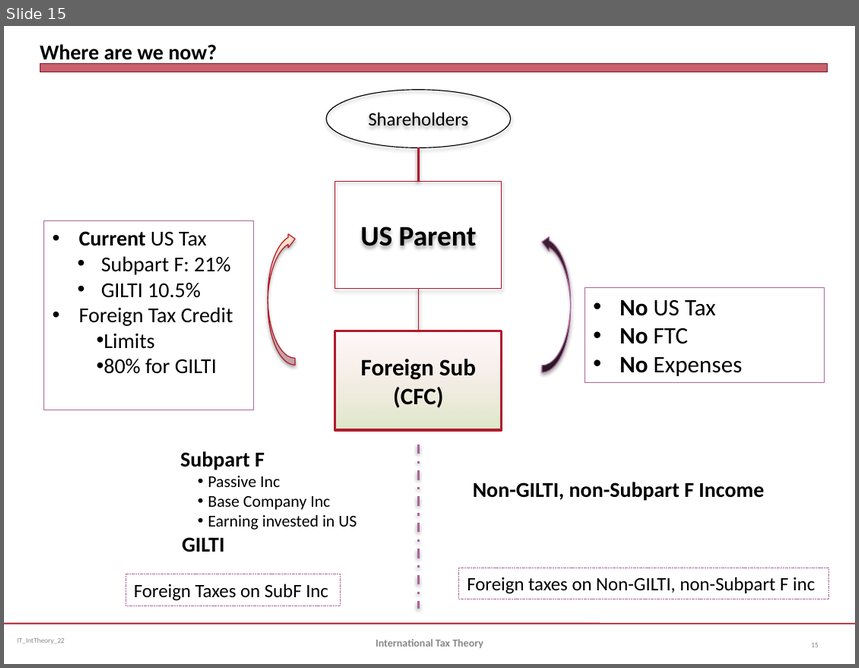
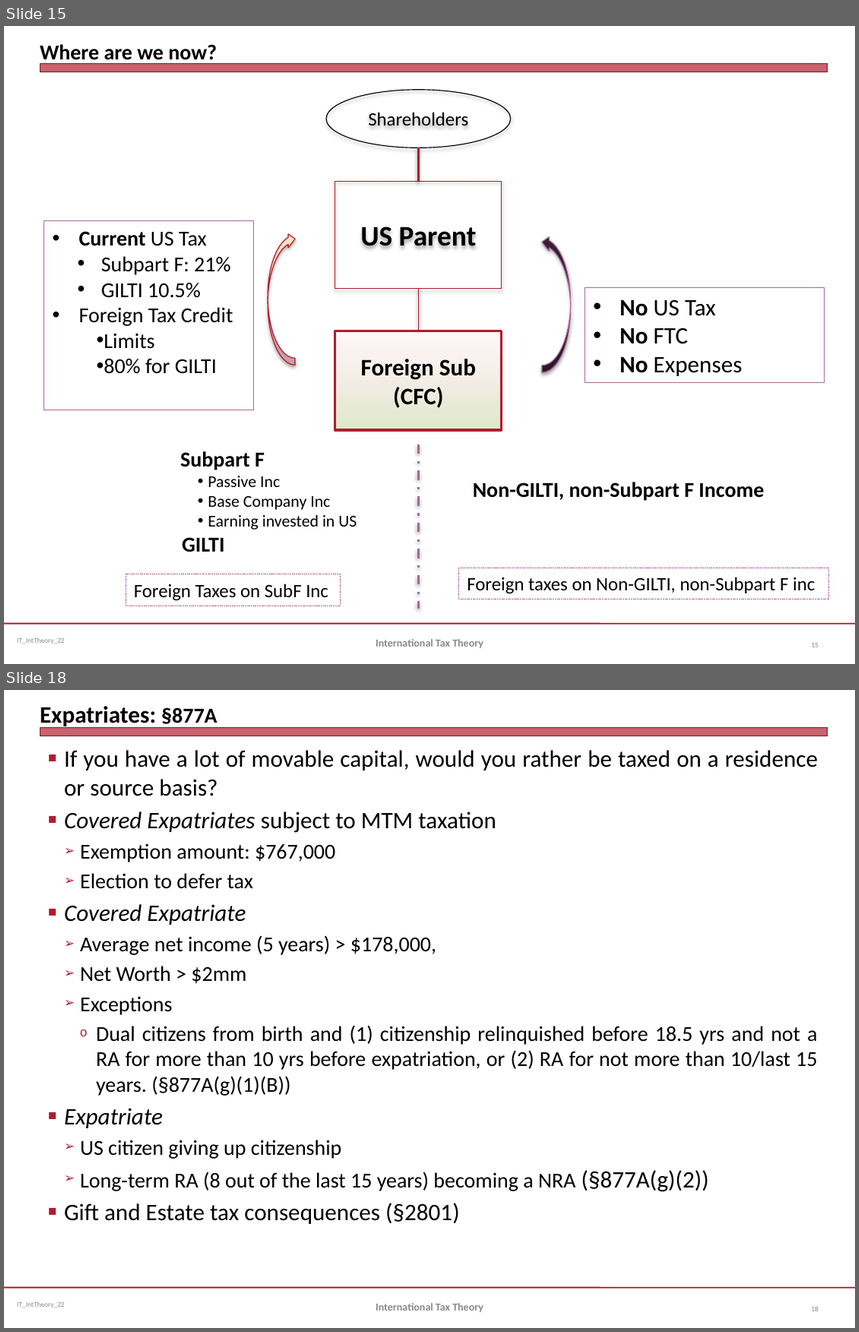
Before and after one commit to jmc877/International-Tax, a slide deck: irspractice/IT_Int_Theory_22.pptx. Shown one above the other, each under a label of ours: slide 15 before the commit, slides 15 and 18 after it; the slides between them are not shown. The pictures are 859x668 and 859x1332 pixels, drawn with LibreOffice and Linux fonts; fonts in the diff are those of the drawing. Boxes give left, top, right and bottom in pixels: in the first picture for what was removed or moved away, otherwise in the second. Text is boxed around its words. In the diff, an @@ line names an element or a change of style, - is before the commit and + after.

```diff
--- a/irspractice/IT_Int_Theory_22.pptx
+++ b/irspractice/IT_Int_Theory_22.pptx
@@ slide 18 added at <box>4,690,855,1328</box>, background #FFFFFF; not listed: 3 template elements that a slide beside it also shows @@
@@ title added at <box>40,706,217,729</box>, 20 pt, text #000000, bold @@
+Expatriates: §877A
@@ text added at <box>64,750,818,1224</box>, 18 pt, text #000000 @@
+■ If you have a lot of movable capital, would you rather be taxed on a residence or source basis?
+■ Covered Expatriates subject to MTM taxation
+  ➢ Exemption amount: $767,000
+  ➢ Election to defer tax
+■ Covered Expatriate
+  ➢ Average net income (5 years) > $178,000,
+  ➢ Net Worth > $2mm
+  ➢ Exceptions
+    o Dual citizens from birth and (1) citizenship relinquished before 18.5 yrs and not a RA for more than 10 yrs before expatriation, or (2) RA for not more than 10/last 15 years. (§877A(g)(1)(B))
+■ Expatriate
+  ➢ US citizen giving up citizenship
+  ➢ Long-term RA (8 out of the last 15 years) becoming a NRA (§877A(g)(2))
+■ Gift and Estate tax consequences (§2801)
@@ text added at <box>376,1303,484,1312</box>, 9 pt, text #898989, bold @@
+International Tax Theory
@@ page number added at <box>811,1306,818,1312</box>, 6 pt, text #808080 @@
+18
```
Also in this commit, not shown: 5 other slides added, 2 other files.
